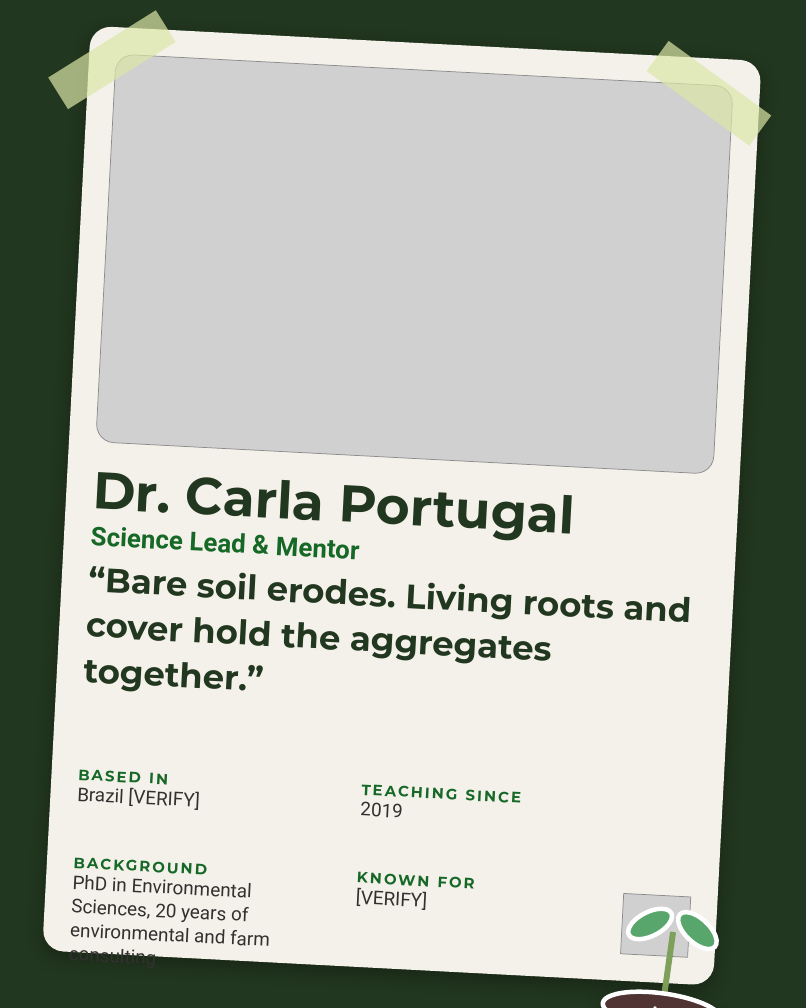
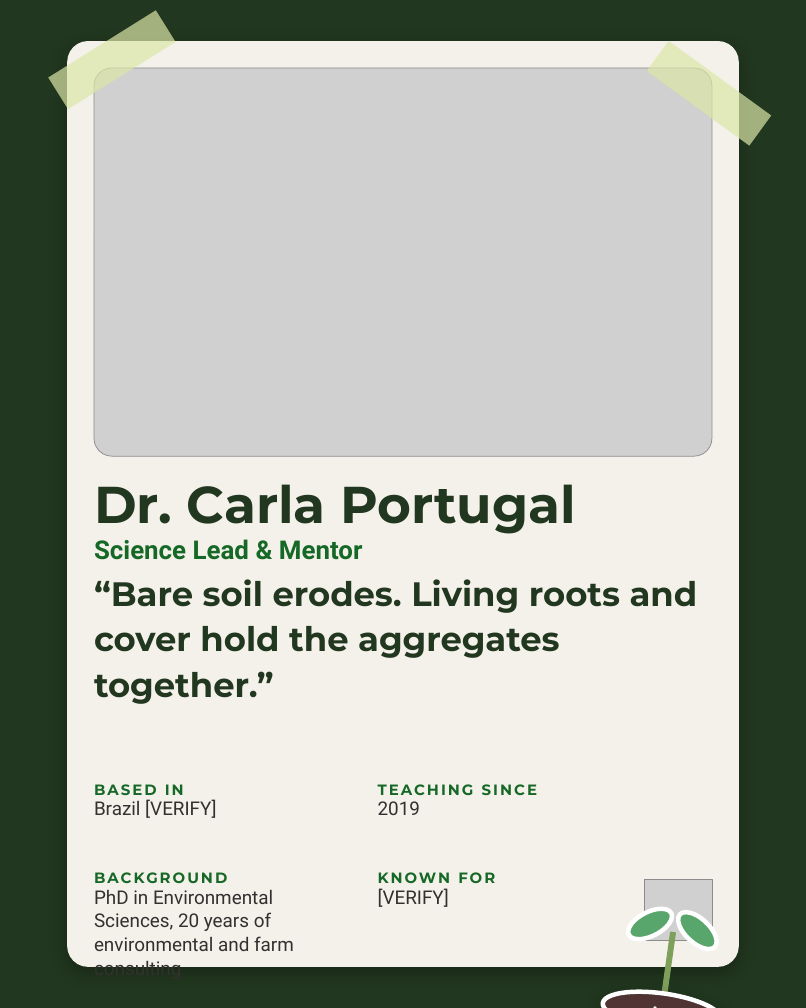
Before and after one commit to linneamoritznyc/SFW-SocialMedia, a slide deck: slide 4 of templates/posts/october/05-10-2026-mon-ig-teachers-day.pptx. Drawn at 806x1008 pixels with LibreOffice and Linux fonts; fonts in the diff are those of the drawing; grey boxes stand for pictures. Boxes give left, top, right and bottom in pixels: in the first picture for what was removed or moved away, otherwise in the second. Text is boxed around its words. In the diff, an @@ line names an element or a change of style, - is before the commit and + after.

```diff
--- a/templates/posts/october/05-10-2026-mon-ig-teachers-day.pptx
+++ b/templates/posts/october/05-10-2026-mon-ig-teachers-day.pptx
@@ rotation 3 to 0 degrees in 14 elements at (94, 68, 711, 456), (94, 484, 576, 534), (94, 539, 363, 560), (94, 579, 698, 704), (645, 879, 712, 939), (378, 784, 537, 795), (94, 784, 184, 795), (378, 801, 420, 815), (94, 799, 216, 818), (94, 872, 227, 883), (378, 872, 495, 883), (94, 890, 294, 951), (378, 888, 449, 907), (67, 41, 739, 966) @@
@@ text "Dr. Carla Portugal": place and size @@
-text "Dr. Carla Portugal" at (92, 472, 574, 545)
+text "Dr. Carla Portugal" at (94, 484, 576, 534)
@@ text "Science Lead & Mentor": place and size @@
-text "Science Lead & Mentor" at (90, 527, 245, 553)
+text "Science Lead & Mentor" at (94, 539, 363, 560)
@@ text "“Bare soil erodes. Living roots ...": place and size @@
-text "“Bare soil erodes. Living roots ..." at (83, 566, 691, 692)
+text "“Bare soil erodes. Living roots ..." at (94, 579, 698, 704)
@@ text "BASED IN": place and size @@
-text "BASED IN" at (78, 769, 168, 785)
+text "BASED IN" at (94, 784, 184, 795)
@@ text "TEACHING SINCE": place and size @@
-text "TEACHING SINCE" at (361, 784, 457, 803)
+text "TEACHING SINCE" at (378, 784, 537, 795)
@@ text "Brazil [VERIFY]": place and size @@
-text "Brazil [VERIFY]" at (77, 787, 199, 810)
+text "Brazil [VERIFY]" at (94, 799, 216, 818)
@@ text "2019": place and size @@
-text "2019" at (360, 801, 402, 818)
+text "2019" at (378, 801, 420, 815)
@@ text "BACKGROUND": place and size @@
-text "BACKGROUND" at (73, 857, 206, 879)
+text "BACKGROUND" at (94, 872, 227, 883)
@@ text "KNOWN FOR": place and size @@
-text "KNOWN FOR" at (357, 871, 474, 890)
+text "KNOWN FOR" at (378, 872, 495, 883)
@@ text "PhD in Environmental Sciences, 20 ...": place and size @@
-text "PhD in Environmental Sciences, 20 ..." at (69, 875, 270, 957)
+text "PhD in Environmental Sciences, 20 ..." at (94, 890, 294, 951)
@@ text "[VERIFY]": place and size @@
-text "[VERIFY]" at (356, 886, 427, 910)
+text "[VERIFY]" at (378, 888, 449, 907)
```
Also in this commit, not shown: 15 other slides changed, 18 other files.
